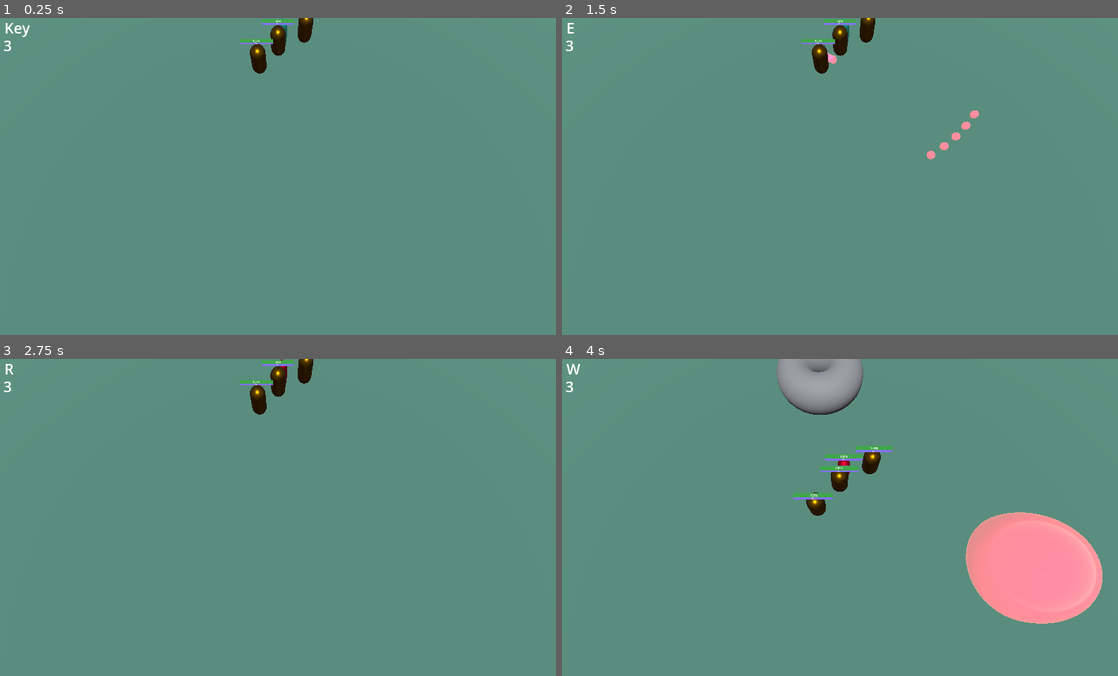
Above: before the commit, frames 1-4 (two rows, left to right).
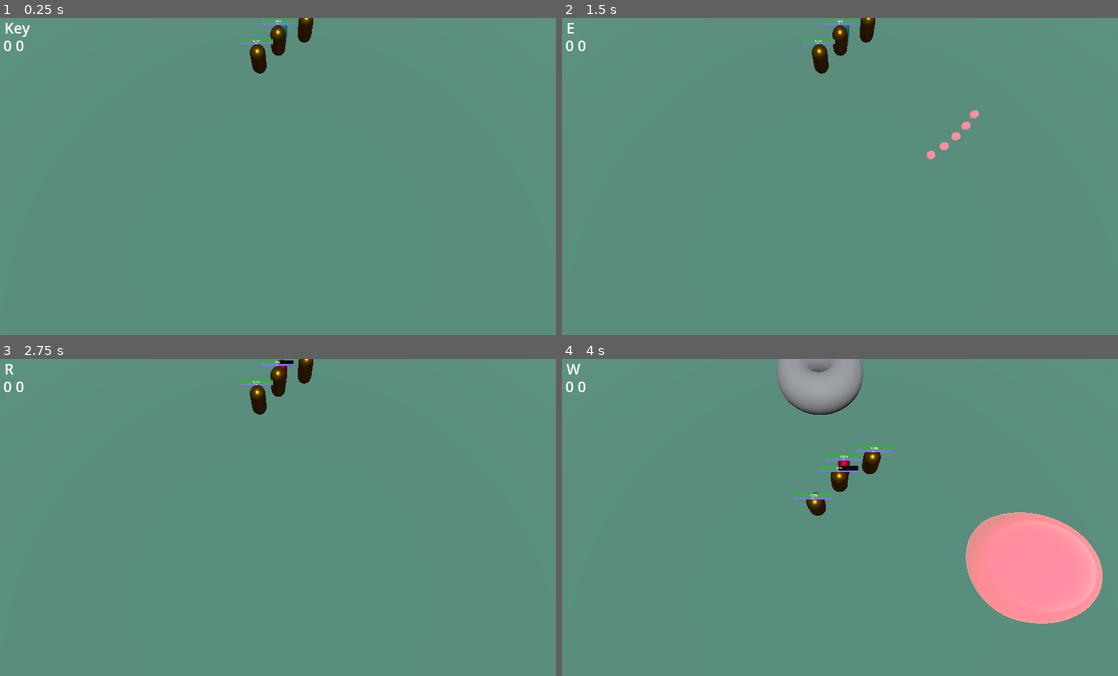
Above: after the commit, the same moments.

Repository: CoininDev/LigmadasLendas
Game: Godot game, scene res://cenas/cena_de_teste.tscn
Two runs of this game, one before a commit and one after it. Both use one fixed random seed, a clock stepped at 60 frames per second and the inputs below.
Inputs (mouse positions are in pixels of both pictures, inside the frame that each line leads up to):
- Up to frame 1 (0.25 s): no input
- Up to frame 2 (1.5 s): tap Enter at 0.5 s; move the mouse to (967, 160) at 0.52 s; hold Right (ui_right) 0.53-1.28 s; tap A (a) at 0.6 s; tap E (e) at 0.8, 1.35 s; move the mouse to (728, 192) at 1.27 s; hold Down (ui_down) from 1.28 s (still down)
- Up to frame 3 (2.75 s): tap Q (q) at 1.55, 2.1 s; move the mouse to (339, 447) at 2.02 s; release Down (ui_down) at 2.03 s; hold Right (ui_right) from 2.03 s (still down); tap R (r) at 2.3 s
- Up to frame 4 (4 s): tap Space (space) at 2.75 s; move the mouse to (817, 580) at 2.77 s; release Right (ui_right) at 2.78 s; hold Up (ui_up) 2.78-3.53 s; tap R (r) at 2.85 s; tap S (s) at 3.05, 3.6 s; tap Enter at 3.5 s; move the mouse to (1012, 565) at 3.52 s; hold Left (ui_left) from 3.53 s (still down); tap W (w) at 3.8 s

The runs differ from the first frame. In frame 1, less than 0.1% of the frame differs, in the area x 0-5%, y 7-11%; in frame 2, less than 0.1%; in frame 3, less than 0.1%; in frame 4, 0.1%, in the area x 0-54%, y 7-36%.
Error before the commit: Invalid call. Nonexistent function 'damage' in base 'CharacterBody3D (HeroBase)'. (res://objs/targets/cast/Projectile.gd:42)

Commit message:
coreção0 de erros

Diff:
--- a/comps/scripts/BAttackBullet.gd
+++ b/comps/scripts/BAttackBullet.gd
@@ -16,7 +16,7 @@
 
 func _on_body_entered(body):
 	if body == target:
-		target.damage(atk)
+		target.dmgr.damage(atk)
 		queue_free()
 
 func cancel():
--- a/comps/scripts/HealthComponent.gd
+++ b/comps/scripts/HealthComponent.gd
@@ -39,8 +39,9 @@
 
 func handle_death(atk):
 	if health <= 0:
-		if atk.caster.has_method("cancel"):
-			atk.caster.cancel()
-		if atk.caster.has_method("add_xp"):
-			atk.caster.add_xp(100)
+		if atk.caster:
+			if atk.caster.has_method("cancel"):
+				atk.caster.cancel()
+			if atk.caster.has_method("add_xp"):
+				atk.caster.add_xp(100)
 		hero.queue_free()
--- a/comps/scripts/RangedBAttackComponent.gd
+++ b/comps/scripts/RangedBAttackComponent.gd
@@ -46,7 +46,7 @@
 	bul.global_position = global_position
 	bul.atk = Attack.new()
 	bul.atk.physic_damage = atk_damage
-	bul.atk.caster = self
+	bul.atk.caster = hero
 	cancel_bullet.connect(bul.cancel)
 	get_tree().root.add_child(bul)
 	#add_child(bul)
--- a/heroes/scripts/dra_lixo.gd
+++ b/heroes/scripts/dra_lixo.gd
@@ -53,8 +53,8 @@
 	t.radius = 0.25
 	t.speed = 30
 	t.collide = true
+	ability_box.add_child(t)
 	t.global_rotation = q.target_direction
-	ability_box.add_child(t)
 	t.global_position = global_position
 	q_p.visible = false
 
@@ -85,8 +85,8 @@
 		t.speed = 15
 		t.radius = 0.25
 		t.collide = true
+		ability_box.add_child(t)
 		t.global_rotation = e.target_direction - Vector3(0,offset,0)
-		ability_box.add_child(t)
 		t.global_position = global_position
 		offset += 0.1
 	e_p.visible = false
--- a/objs/targets/cast/CircularArea.gd
+++ b/objs/targets/cast/CircularArea.gd
@@ -23,5 +23,5 @@
 	for body in area.get_overlapping_bodies():
 		for x in apply_to:
 			if body.is_in_group(x) && !body == atk.caster:
-				body.damage(atk)
+				body.dmgr.damage(atk)
 	queue_free()
--- a/objs/targets/cast/Projectile.gd
+++ b/objs/targets/cast/Projectile.gd
@@ -39,7 +39,7 @@
 		for group in apply_to:
 			if body.is_in_group(group):
 				if !obsolete.has(body):
-					body.damage(atk)
+					body.dmgr.damage(atk)
 					obsolete.append(body)
 					if collide:
 						queue_free()
--- a/objs/targets/cast/cone_90.gd
+++ b/objs/targets/cast/cone_90.gd
@@ -42,7 +42,7 @@
 		for group in apply_to:
 			if body.is_in_group(group):
 				if !obsolete.has(body):
-					body.damage(atk)
+					body.dmgr            .damage(atk)
 					obsolete.append(body)
 					if collide:
 						queue_free()
--- a/scripts/showing_input_in_screen.gd
+++ b/scripts/showing_input_in_screen.gd
@@ -2,10 +2,11 @@
 @export var camera:Camera3D
 @onready var label = $Label
 @onready var label2 = $Label2
+@onready var hero = $"../../".point
 
 func _input(event):
 	if !event is InputEventMouseMotion:
 		label.text = event.as_text()
 
 func _process(delta):
-	label2.text = str(-camera.position.z)
+	label2.text = str(hero.xp_comp.total_xp) + " " + str(hero.xp_comp.level)
